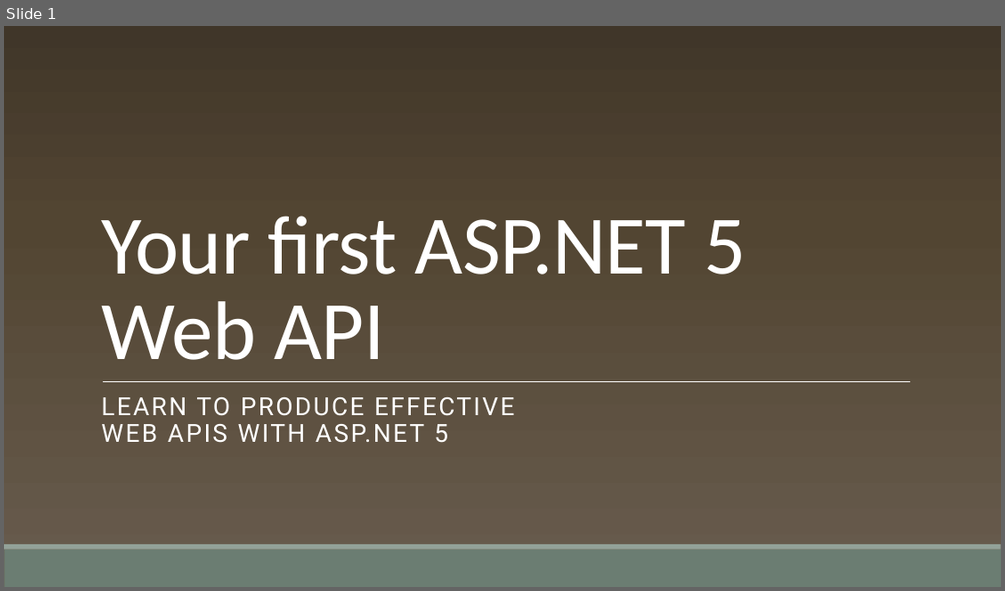
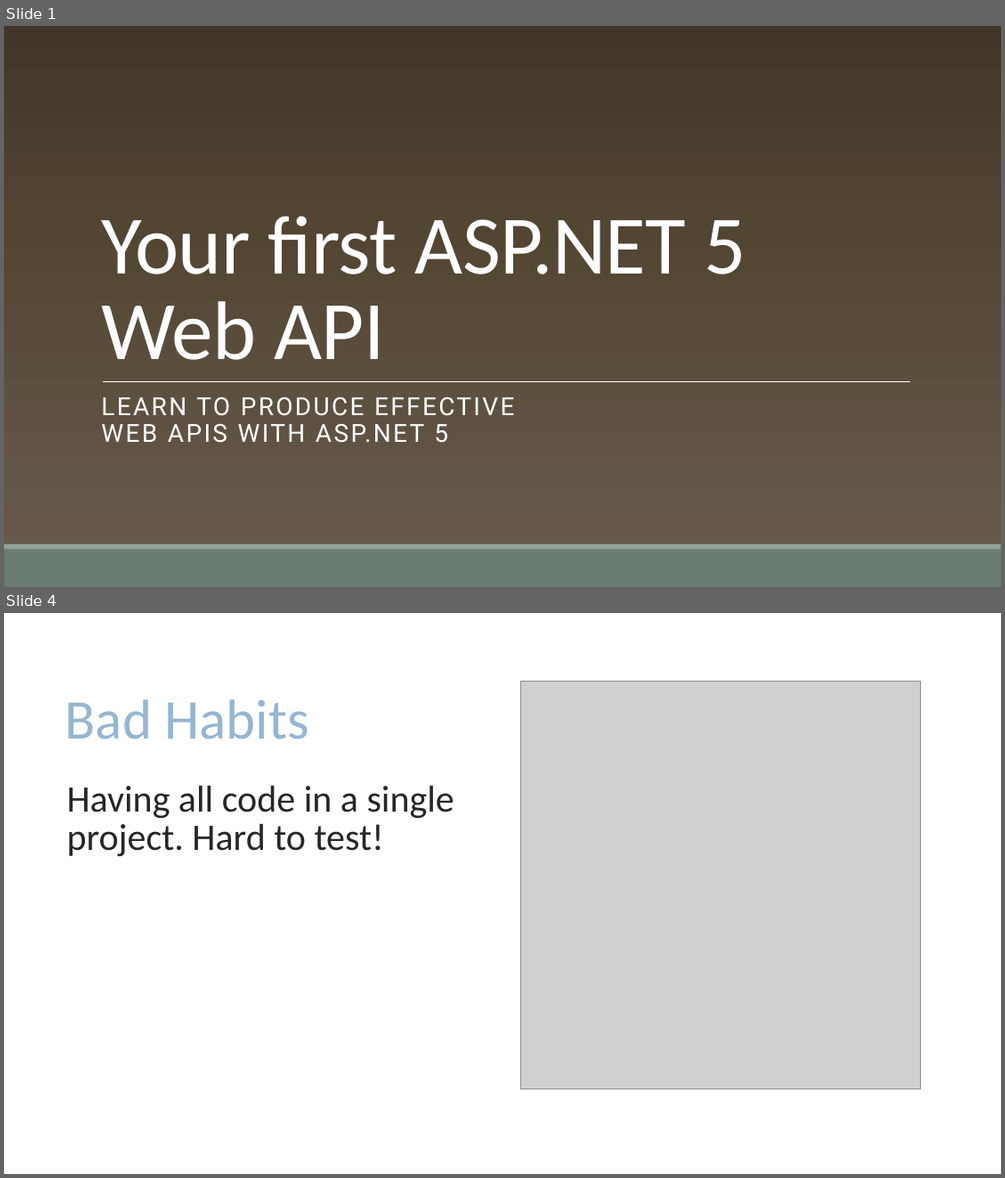
Before and after one commit to cwoodruff/aspnet-5-web-api-workshop, a slide deck: module-1/01-03 Your first ASP.NET 5 Web API/01-03 Your first ASP.NET 5 Web API.pptx. Shown one above the other, each under a label of ours: slide 1 before the commit, slides 1 and 4 after it; the slides between them are not shown. The pictures are 1005x591 and 1005x1178 pixels, drawn with LibreOffice and Linux fonts; fonts in the diff are those of the drawing; grey boxes stand for pictures; background and template pictures are left out. Boxes give left, top, right and bottom in pixels: in the first picture for what was removed or moved away, otherwise in the second. Text is boxed around its words. In the diff, an @@ line names an element or a change of style, - is before the commit and + after.

```diff
--- a/module-1/01-03 Your first ASP.NET 5 Web API/01-03 Your first ASP.NET 5 Web API.pptx
+++ b/module-1/01-03 Your first ASP.NET 5 Web API/01-03 Your first ASP.NET 5 Web API.pptx
@@ slide 4 added at box(4, 613, 1001, 1174), background #FFFFFF @@
@@ picture added at box(521, 681, 920, 1088) @@
@@ title added at box(65, 699, 309, 739), 54 pt, text #94B6D2 @@
+Bad Habits
@@ text added at box(67, 786, 454, 856), 36 pt, text #262626 @@
+Having all code in a single project. Hard to test!
```
Also in this commit, not shown: 4 other slides added, 10 other files.
